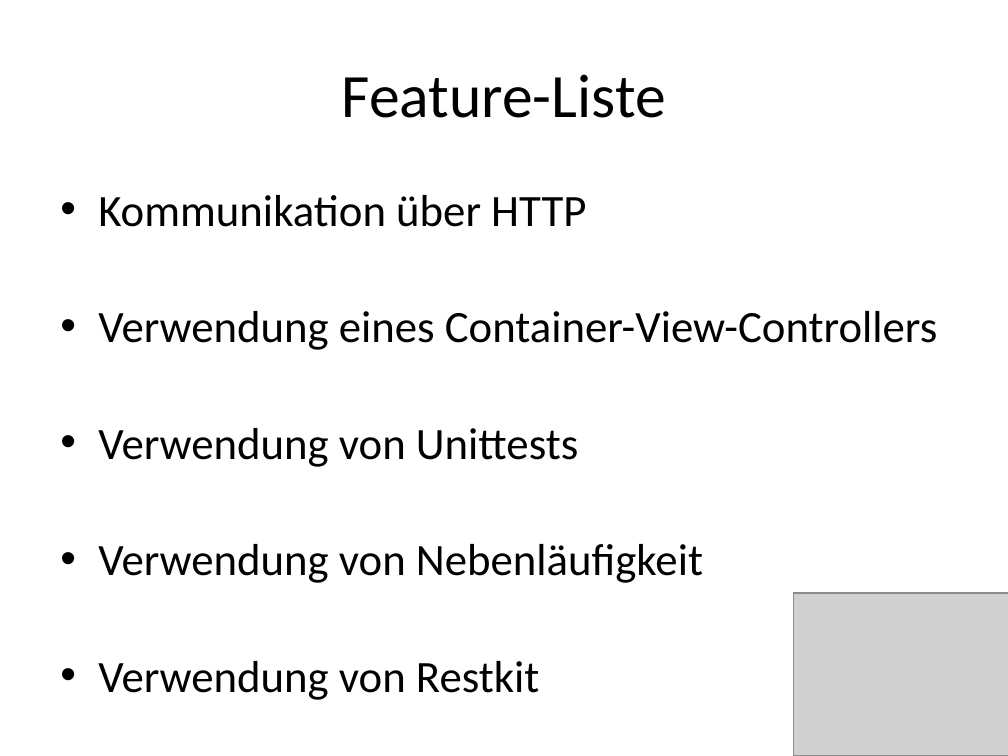
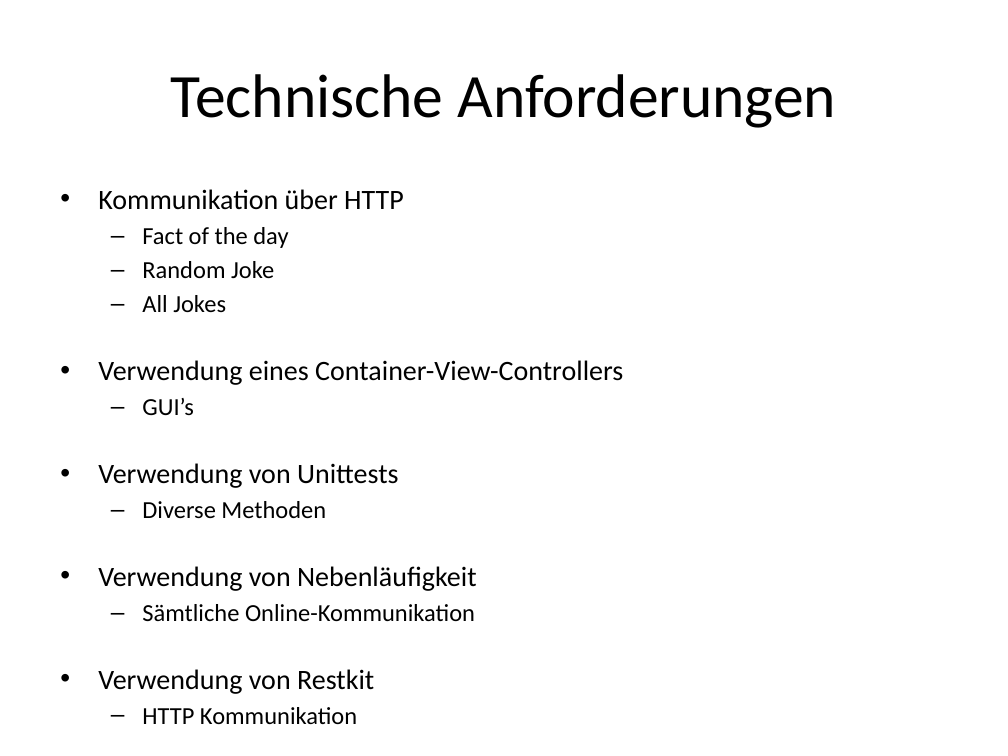
Before and after one commit to raeffs/IOS.F13.Gruppe01, a slide deck: slide 4 of Presentation_ChuckNorrisFacts.pptx (slide 3 before the commit). Drawn at 1008x756 pixels with LibreOffice and Linux fonts; fonts in the diff are those of the drawing; grey boxes stand for pictures. Boxes give left, top, right and bottom in pixels: in the first picture for what was removed or moved away, otherwise in the second. Text is boxed around its words. In the diff, an @@ line names an element or a change of style, - is before the commit and + after.

Commit message:
updated presentation

```diff
--- a/Presentation_ChuckNorrisFacts.pptx
+++ b/Presentation_ChuckNorrisFacts.pptx
@@ title at <box>171,74,836,128</box>: text changed @@
-Feature-Liste
+Technische Anforderungen
@@ text at <box>98,189,623,694</box>: size 32 to 20 pt in "Kommunikation über HTTP", "Verwendung eines Container-View-Controllers", "Verwendung von Unittests", "Verwendung von Nebenläufigkeit" and 1 more places; less space between paragraphs @@
@@ text at <box>142,227,288,312</box>: paragraphs added @@
+  – Fact of the day
+  – Random Joke
+  – All Jokes
@@ text at <box>142,398,193,415</box>: paragraph added @@
+  – GUI’s
@@ text at <box>142,501,326,518</box>: paragraph added @@
+  – Diverse Methoden
@@ picture removed at <box>793,593,1008,756</box> @@
@@ text at <box>142,604,475,621</box>: paragraph added @@
+  – Sämtliche Online-Kommunikation
@@ text at <box>142,707,357,724</box>: paragraph added @@
+  – HTTP Kommunikation
```
Also in this commit, not shown: 1 other slide changed, 2 slides added.
